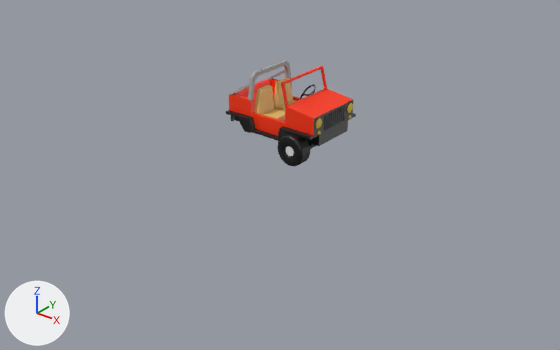
Before and after pictures for a commit that changed the glTF model models/lowpoly_truck.glb.
Camera for both pictures: a 50 mm camera at (19.6, -25.2, 14.0) aimed at (0.5, -1.2, -0.9). Lighting does not change. The marker at lower left points along +X, +Y and +Z. Where no turn or scale is listed for an object, it has been applied to the vertices. Vertices at the same position are counted once.

Objects in the first picture: 'Body', 'TireFR'.
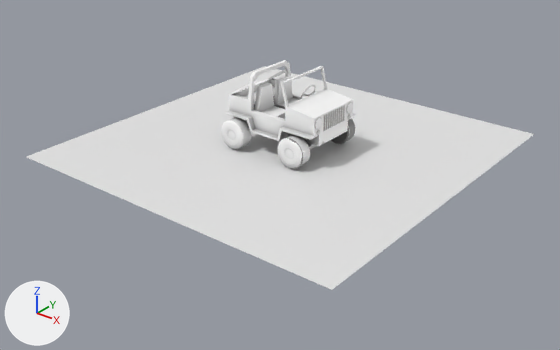
The change, as a list of edits to the scene's bpy script:
```text
Add img_ao:
    img_ao = load_image('AO', '_unpacked/AO', 2048, 2048, 'sRGB')
Change mat_body:
    remove mat_body.base_color = (1.0, 0.0327, 0.0)  # orange #ff3300
    add mat_body.texture = img_ao
Add mat_tire:
    mat_tire = principled_material('Tire')
    mat_tire.texture = img_ao
Change me_tirefr:
    used by ob_tirefr; location = (1.6, -1.36, 0.82)
    remove me_tirefr.from_pydata(...)  # 113 vertices, 222 faces; spans x -0.687..0.678, y -0.666..0.014, z -0.678..0.678
    remove me_tirefr.materials.append(mat_material)  # white #e7e7e7
    add me_tirefr.from_pydata(...)  # 114 vertices, 224 faces; spans x -0.687..0.678, y -0.666..0.014, z -0.678..0.678
    me_tirefr part 1
    14 faces are deleted
    1 vertex is added at (-0.012, -0.586, 0.0)
    16 new faces join them
    me_tirefr part 2: 208 faces spanning x -0.687..0.678, y -0.666..0.014, z -0.678..0.678 switch from mat_steeringwheel (black #000000) to mat_tire (picture img_ao)
Change me_body:
    used by ob_body; location = (0.0, 0.0, 0.0)
    remove me_body.from_pydata(...)  # 727 vertices, 1466 faces; spans x -2.32..2.54, y -1.67..1.66, z 0.57..3.48
    remove me_body.materials.append(mat_lights)  # yellow #e7c82c
    remove me_body.materials.append(mat_seets)  # orange #e7c16f
    add me_body.from_pydata(...)  # 556 vertices, 1124 faces; spans x -2.26..2.54, y -1.67..1.66, z 0.57..3.48
    me_body part 3: 22 vertices moved from x -1.1..1.27, y -1.66..1.66, z 1.39..2.7 to x -1.04..1.27, y -1.66..1.66, z 1.46..2.81; 260 vertices removed from x -2.32..2.5, y -1.42..1.42, z 0.57..2.7; 89 vertices added at x -2.21..2.43, y -1.42..1.42, z 0.57..3.48
    me_body part 4: 672 kept faces spanning x -2.26..2.54, y -1.67..1.66, z 0.57..3.48 get new texture (UV) coordinates
    me_body part 5: 475 faces spanning x -2.21..2.47, y -1.67..1.66, z 0.57..2.32 switch from mat_bumpers (black #1a1a1a) to mat_body (picture img_ao)
    me_body part 6: 78 faces spanning x -2.21..-0.94, y -1.42..1.42, z 2.32..3.46 switch from mat_bars (grey #a2a2a2) to mat_body (picture img_ao)
Add me_tirefr_002:
    me_tirefr_002.from_pydata(...)  # 114 vertices, 224 faces; spans x -0.687..0.678, y -0.666..0.014, z -0.678..0.678
    me_tirefr_002.materials.append(mat_tire)  # picture img_ao
Add me_tirefr_001:
    me_tirefr_001.from_pydata(...)  # 114 vertices, 224 faces; spans x -0.687..0.678, y -0.014..0.666, z -0.678..0.678
    me_tirefr_001.materials.append(mat_tire)  # picture img_ao
Add me_plane:
    me_plane.from_pydata([(-8.1, -8.1, 0.0), (8.1, 8.1, 0.0), (-8.1, 8.1, 0.0), (8.1, -8.1, 0.0)], [], [(0, 1, 2), (0, 3, 1)])
Change ob_tirefr:
    ob_tirefr.location: (1.6, -1.36, 0.82) -> (1.6, -1.36, 0.7)
Add ob_tirebr:
    ob_tirebr = bpy.data.objects.new('TireBR', me_tirefr_002)
    ob_tirebr.location = (-1.6, -1.36, 0.7)
Add ob_tirefl:
    ob_tirefl = bpy.data.objects.new('TireFL', me_tirefr_001)
    ob_tirefl.location = (1.6, 1.36, 0.7)
Add ob_plane:
    ob_plane = bpy.data.objects.new('Plane', me_plane)
    ob_plane.location = (0.0, 0.0, 0.0)
```

Pixel boxes (x1, y1, x2, y2) of what changed, in the pictures (560 x 350 px; the box of a moved part takes in the faces that stretch with it):
'Plane', added: after (26, 66, 534, 290)
'Body', surface changed, reshaped: (226, 60, 356, 149) in both
'TireFR', reshaped, moved: before (277, 134, 310, 167); after (277, 135, 310, 169)
'TireBR', added: after (221, 117, 252, 150)
'TireFL', added: after (330, 118, 355, 144)
part 1 of me_tirefr, moved or reshaped: before (286, 146, 294, 156); after (285, 149, 294, 159)
part 2 of me_tirefr, recoloured (black to white): before (277, 134, 310, 167); after (277, 135, 310, 169)
part 3 of me_body, cut back: before (226, 78, 353, 149); after (226, 60, 347, 149)
part 4 of me_body, surface changed (red to white): (229, 66, 349, 135) in both
part 5 of me_body, recoloured (black to grey): (251, 101, 356, 146) in both
part 6 of me_body, recoloured (grey to white): (230, 62, 292, 100) in both
